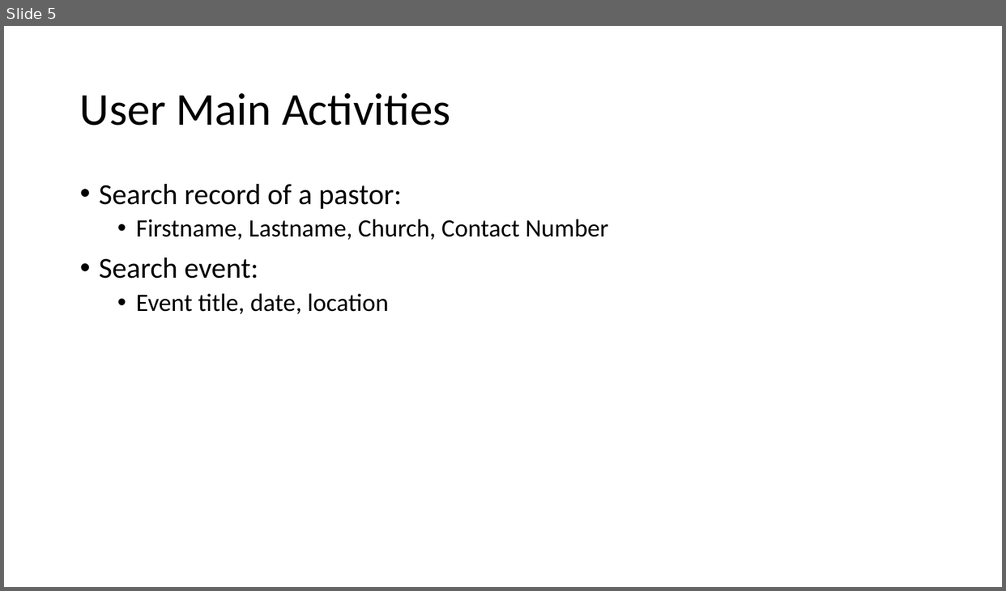
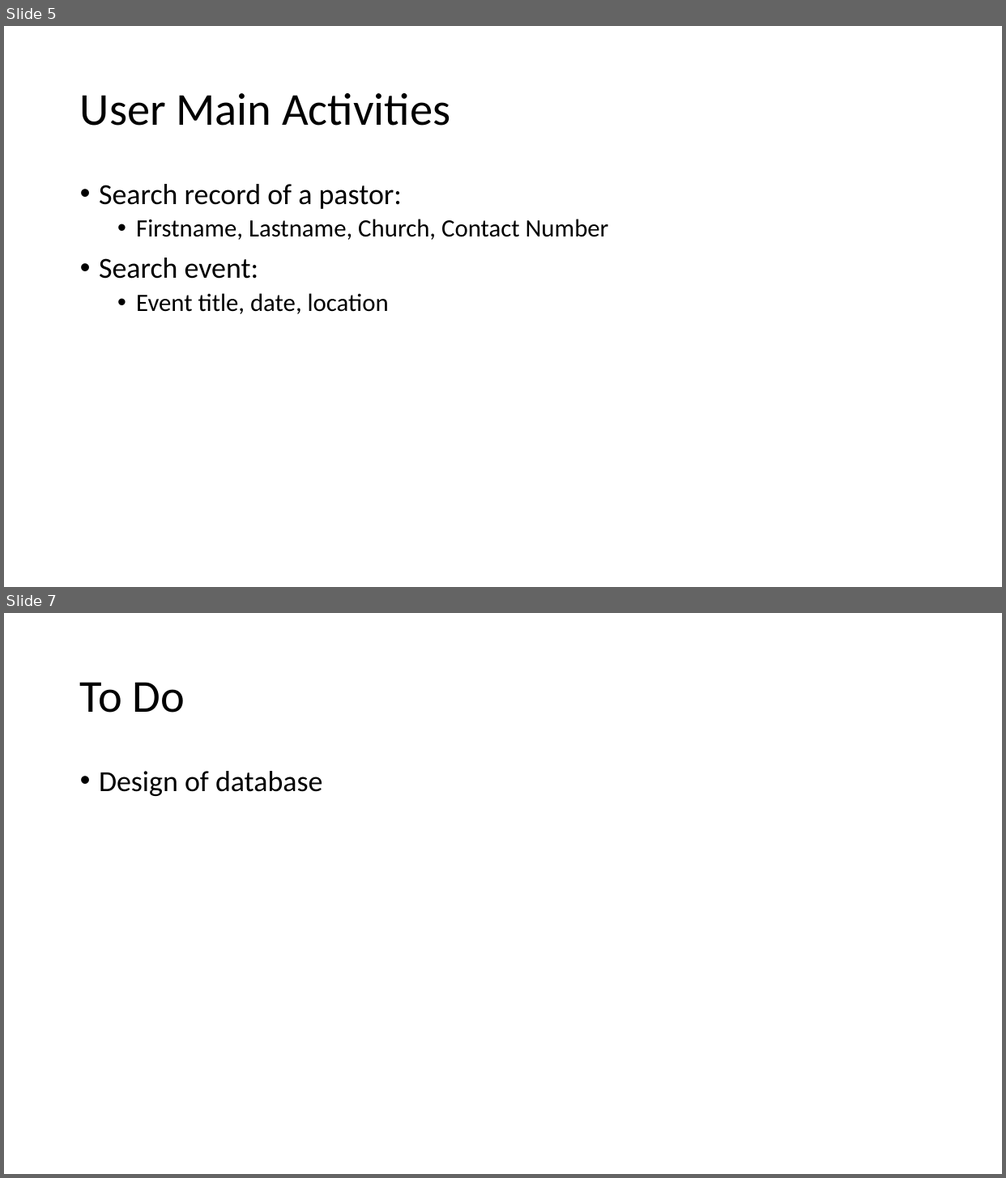
Before and after one commit to rexsace/EHCPPortal, a slide deck: docu/EHCP Portal.pptx. Shown one above the other, each under a label of ours: slide 5 before the commit, slides 5 and 7 after it; the slides between them are not shown. The pictures are 1006x591 and 1006x1178 pixels, drawn with LibreOffice and Linux fonts; fonts in the diff are those of the drawing. Boxes give left, top, right and bottom in pixels: in the first picture for what was removed or moved away, otherwise in the second. Text is boxed around its words. In the diff, an @@ line names an element or a change of style, - is before the commit and + after.

```diff
--- a/docu/EHCP Portal.pptx
+++ b/docu/EHCP Portal.pptx
@@ slide 7 added at [4, 613, 1002, 1174], background #FFFFFF @@
@@ title added at [80, 682, 185, 713], 44 pt, text #000000 @@
+To Do
@@ text added at [99, 771, 322, 796], 28 pt, text #000000 @@
+• Design of database
```
Also in this commit, not shown: 1 other slide added.
